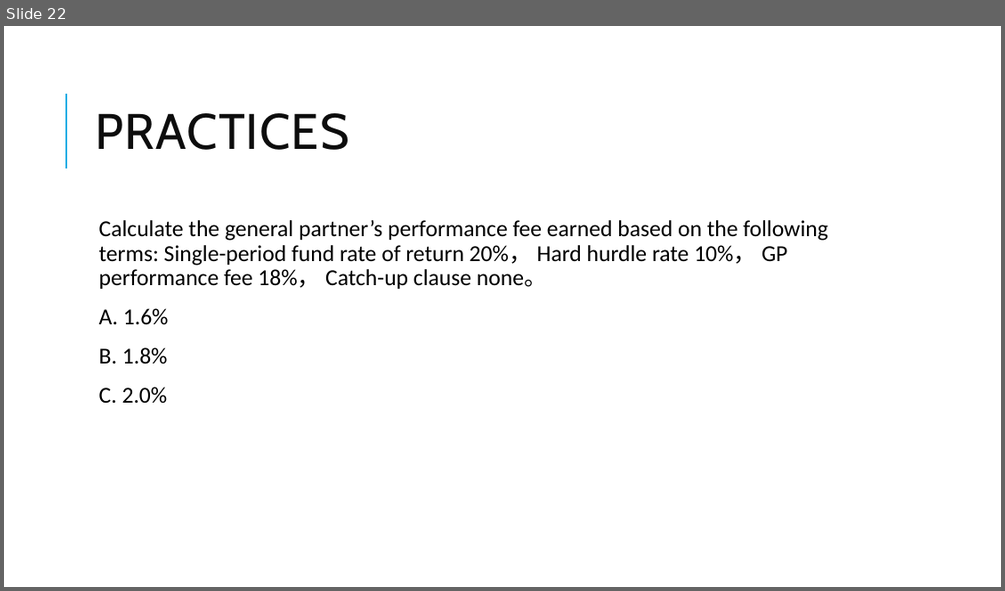
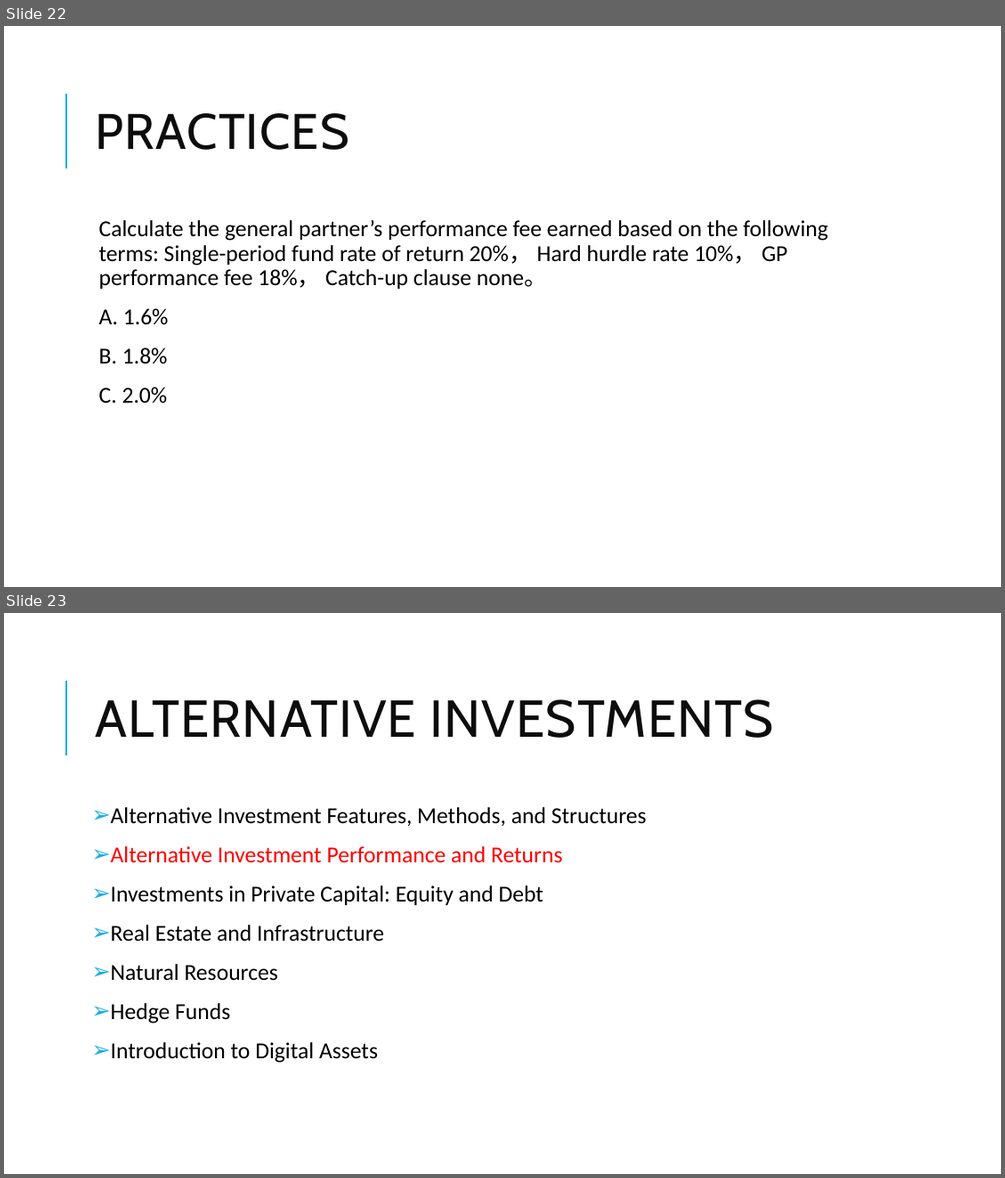
Before and after one commit to Isco0530/data, a slide deck: 2024Alternative.pptx. Shown one above the other, each under a label of ours: slide 22 before the commit, slides 22 and 23 after it. The pictures are 1005x591 and 1005x1178 pixels, drawn with LibreOffice and Linux fonts; fonts in the diff are those of the drawing. Boxes give left, top, right and bottom in pixels: in the first picture for what was removed or moved away, otherwise in the second. Text is boxed around its words. In the diff, an @@ line names an element or a change of style, - is before the commit and + after.

```diff
--- a/2024Alternative.pptx
+++ b/2024Alternative.pptx
@@ slide 23 added at <box>4,613,1001,1174</box>, background #FFFFFF; not listed: 1 template element that a slide beside it also shows @@
@@ title added at <box>95,699,774,738</box>, 50 pt, text #0D0D0D @@
+ALTERNATIVE INVESTMENTS
@@ text added at <box>111,807,647,1062</box>, 22 pt, text #000000 @@
+➢ Alternative Investment Features, Methods, and Structures
+➢ Alternative Investment Performance and Returns
+➢ Investments in Private Capital: Equity and Debt
+➢ Real Estate and Infrastructure
+➢ Natural Resources
+➢ Hedge Funds
+➢ Introduction to Digital Assets
```
Also in this commit, not shown: 6 slides changed, 7 other slides added.
